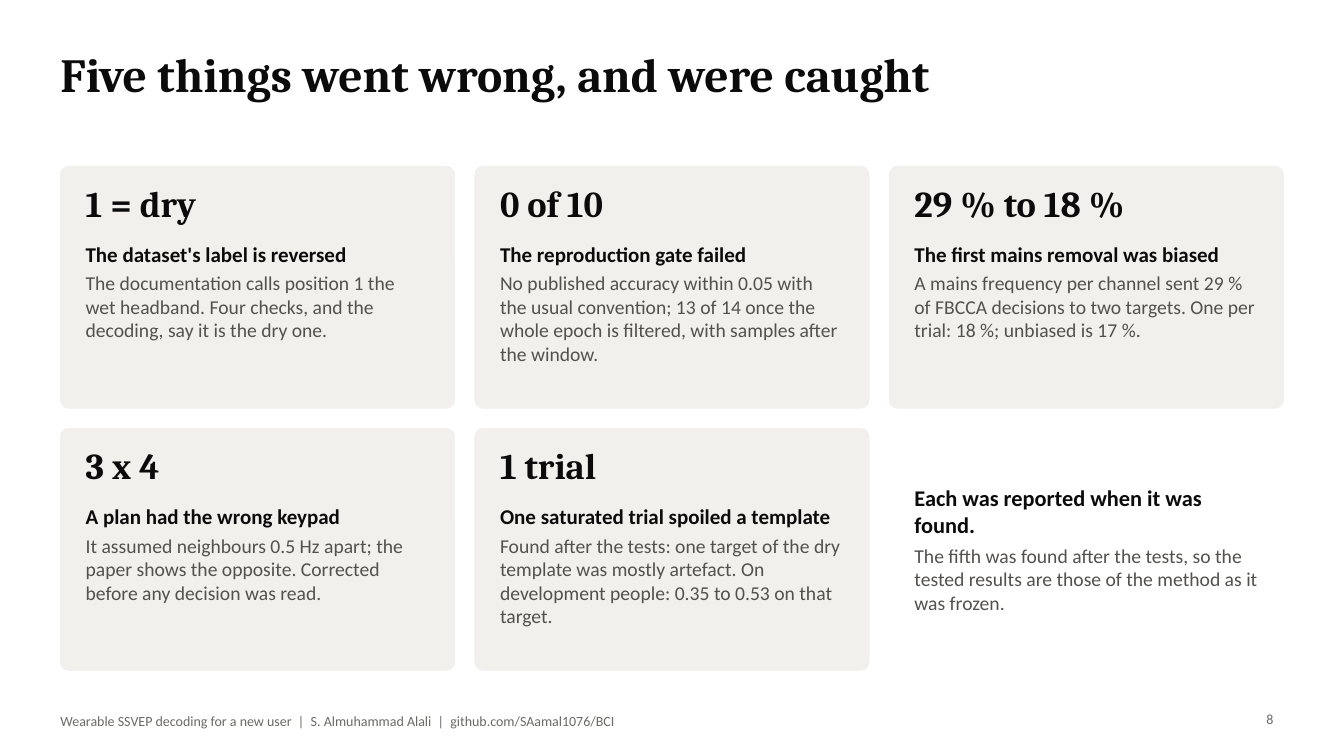
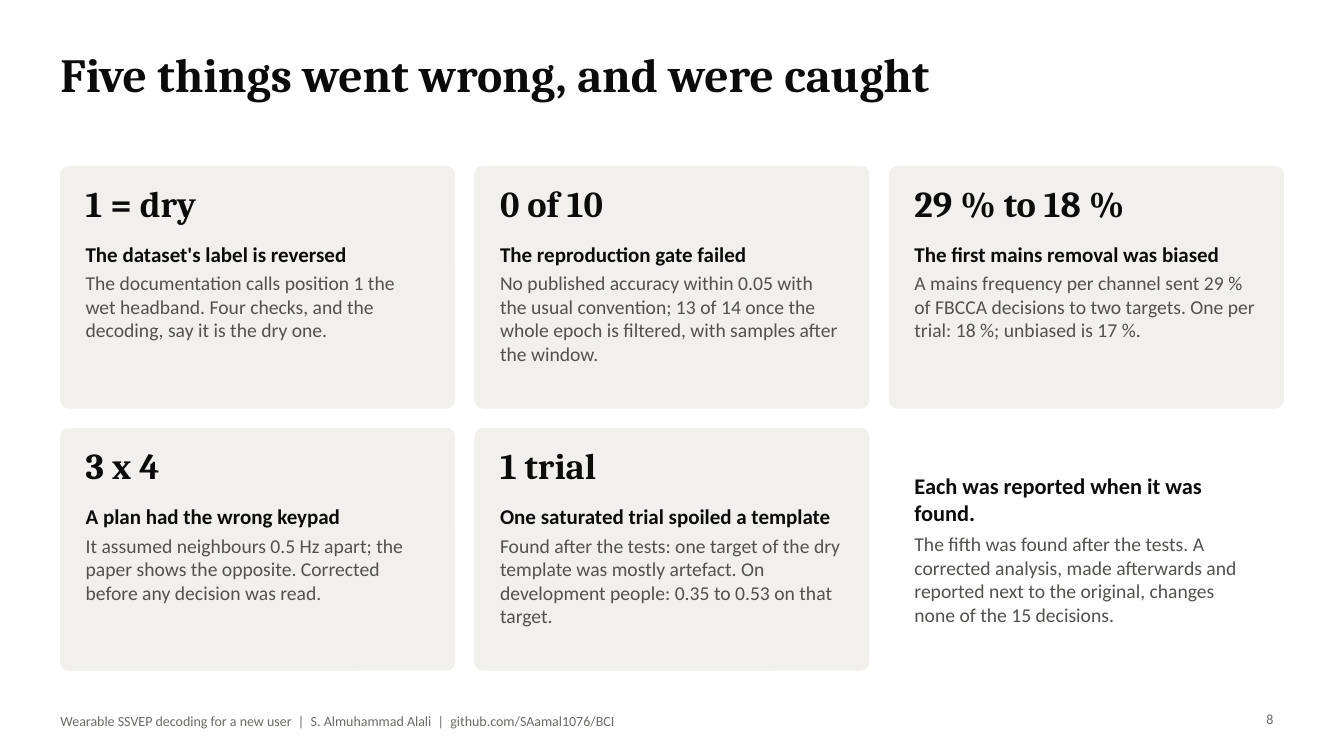
Before and after one commit to SAamal1076/BCI, a slide deck: slide 8 of docs/presentation.pptx. Drawn at 1344x756 pixels with LibreOffice and Linux fonts; fonts in the diff are those of the drawing. Boxes give left, top, right and bottom in pixels: in the first picture for what was removed or moved away, otherwise in the second. Text is boxed around its words. In the diff, an @@ line names an element or a change of style, - is before the commit and + after.

```diff
--- a/docs/presentation.pptx
+++ b/docs/presentation.pptx
@@ text at <box>914,537,1236,622</box>: text changed @@
-The fifth was found after the tests, so the tested results are those of the method as it was frozen.
+The fifth was found after the tests. A corrected analysis, made afterwards and reported next to the original, changes none of the 15 decisions.
```
Also in this commit, not shown: 1 other slide changed, 12 other files.
